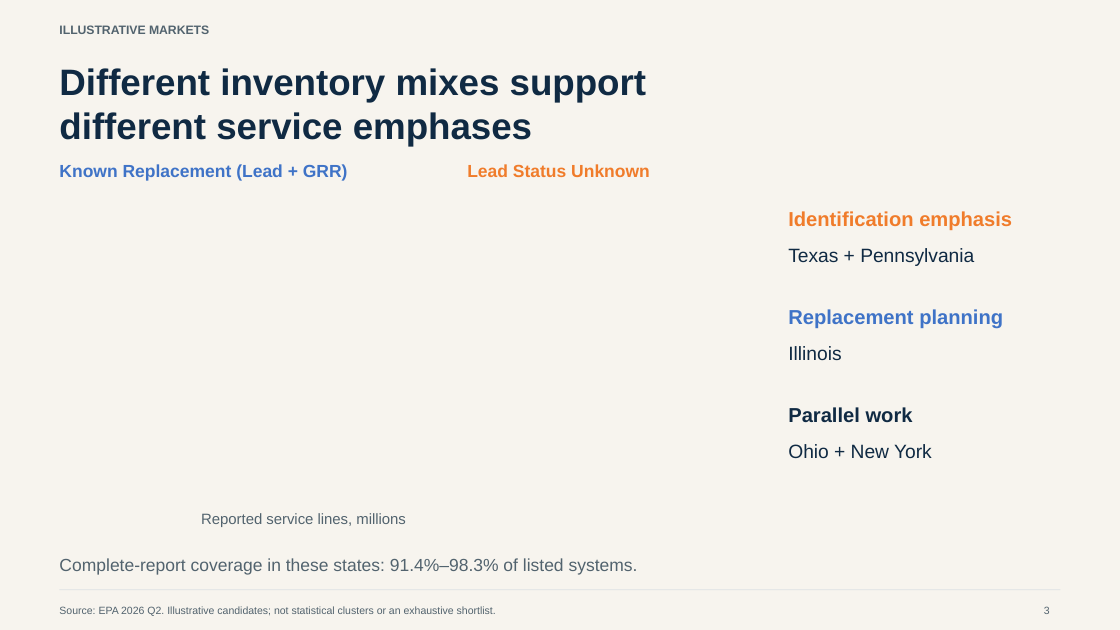
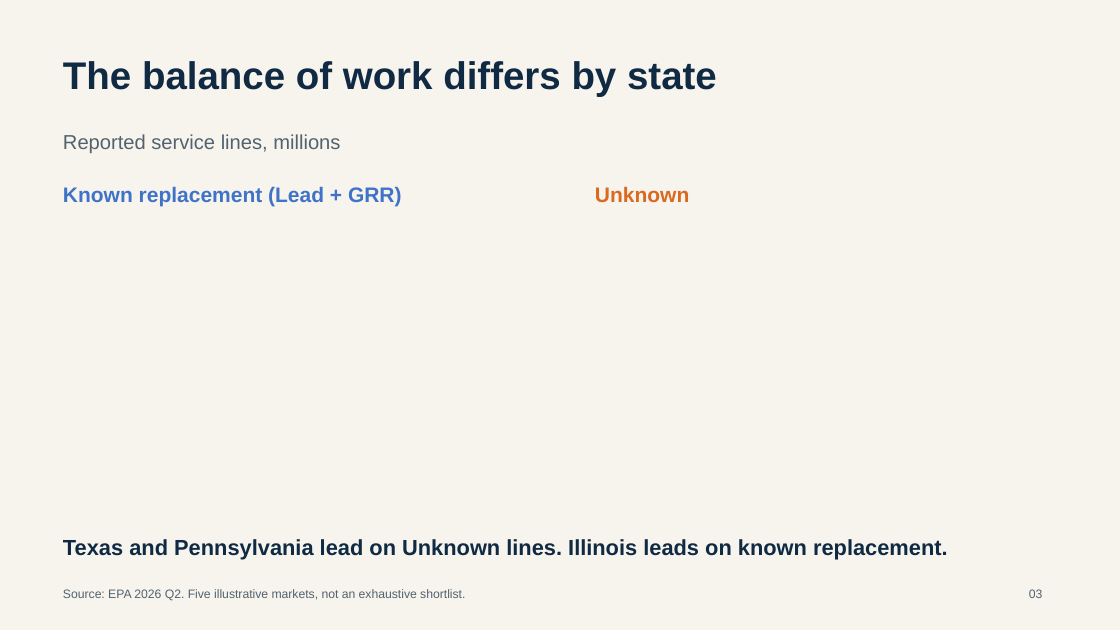
Before and after one commit to drat-git/xylem-lead-service-line-analysis, a slide deck: slide 3 of REMASTER/deliverables/Xylem_Market_Recommendation.pptx. Drawn at 1120x630 pixels with LibreOffice and Linux fonts; fonts in the diff are those of the drawing. Boxes give left, top, right and bottom in pixels: in the first picture for what was removed or moved away, otherwise in the second. Text is boxed around its words. In the diff, an @@ line names an element or a change of style, - is before the commit and + after.

Commit message:
Rebuild presentation story and layout

```diff
--- a/REMASTER/deliverables/Xylem_Market_Recommendation.pptx
+++ b/REMASTER/deliverables/Xylem_Market_Recommendation.pptx
@@ text removed at <box>59,25,209,34</box> @@
-ILLUSTRATIVE MARKETS
@@ text at <box>63,61,717,96</box>: text changed; size 31.5 to 33 pt @@
-Different inventory mixes support
-different service emphases
+The balance of work differs by state
@@ text "Reported service lines, millions": place and size @@
-text "Reported service lines, millions" at <box>201,513,406,527</box>
+text "Reported service lines, millions" at <box>63,134,340,153</box>
@@ text "Reported service lines, millions" at <box>63,134,340,153</box>: size 12.8 to 17.2 pt @@
@@ text removed at <box>467,164,650,177</box> @@
-Lead Status Unknown
@@ text at <box>63,186,402,206</box>: text changed; size 15 to 18 pt @@
-Known Replacement (Lead + GRR)
+Known replacement (Lead + GRR)
@@ text added at <box>595,186,689,202</box>, 18 pt, text #D96A20, bold @@
+Unknown
@@ text removed at <box>788,211,1012,230</box> @@
-Identification emphasis
@@ text removed at <box>788,248,974,266</box> @@
-Texas + Pennsylvania
@@ text removed at <box>788,309,1003,329</box> @@
-Replacement planning
@@ text removed at <box>788,346,841,360</box> @@
-Illinois
@@ text removed at <box>788,407,913,423</box> @@
-Parallel work
@@ text removed at <box>788,444,932,458</box> @@
-Ohio + New York
@@ text added at <box>63,539,948,560</box>, 18.8 pt, text #102A43, bold @@
+Texas and Pennsylvania lead on Unknown lines. Illinois leads on known replacement.
@@ text removed at <box>59,558,638,575</box> @@
-Complete-report coverage in these states: 91.4%–98.3% of listed systems.
@@ line removed from (60, 590) to (1060, 590) @@
@@ text at <box>63,589,465,601</box>: text changed; size 9 to 10.5 pt @@
-Source: EPA 2026 Q2. Illustrative candidates; not statistical clusters or an exhaustive shortlist.
+Source: EPA 2026 Q2. Five illustrative markets, not an exhaustive shortlist.
@@ text added at <box>1029,589,1043,598</box>, 10.5 pt, text #52636E @@
+03
@@ text removed at <box>1044,606,1050,614</box> @@
-3
```
Also in this commit, not shown: 1 other slide changed, 3 slides added, 3 slides removed, 5 other files.
